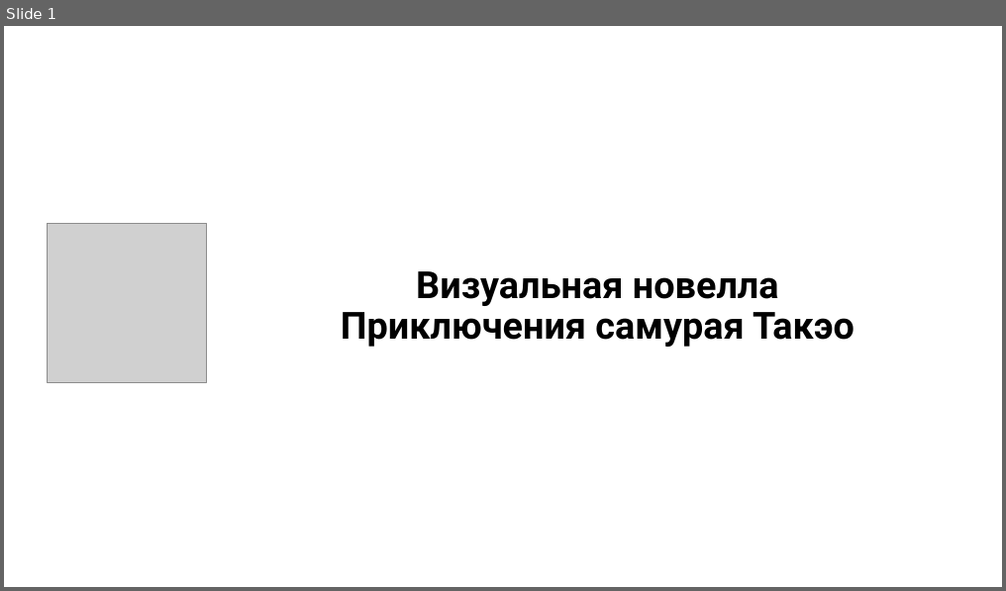
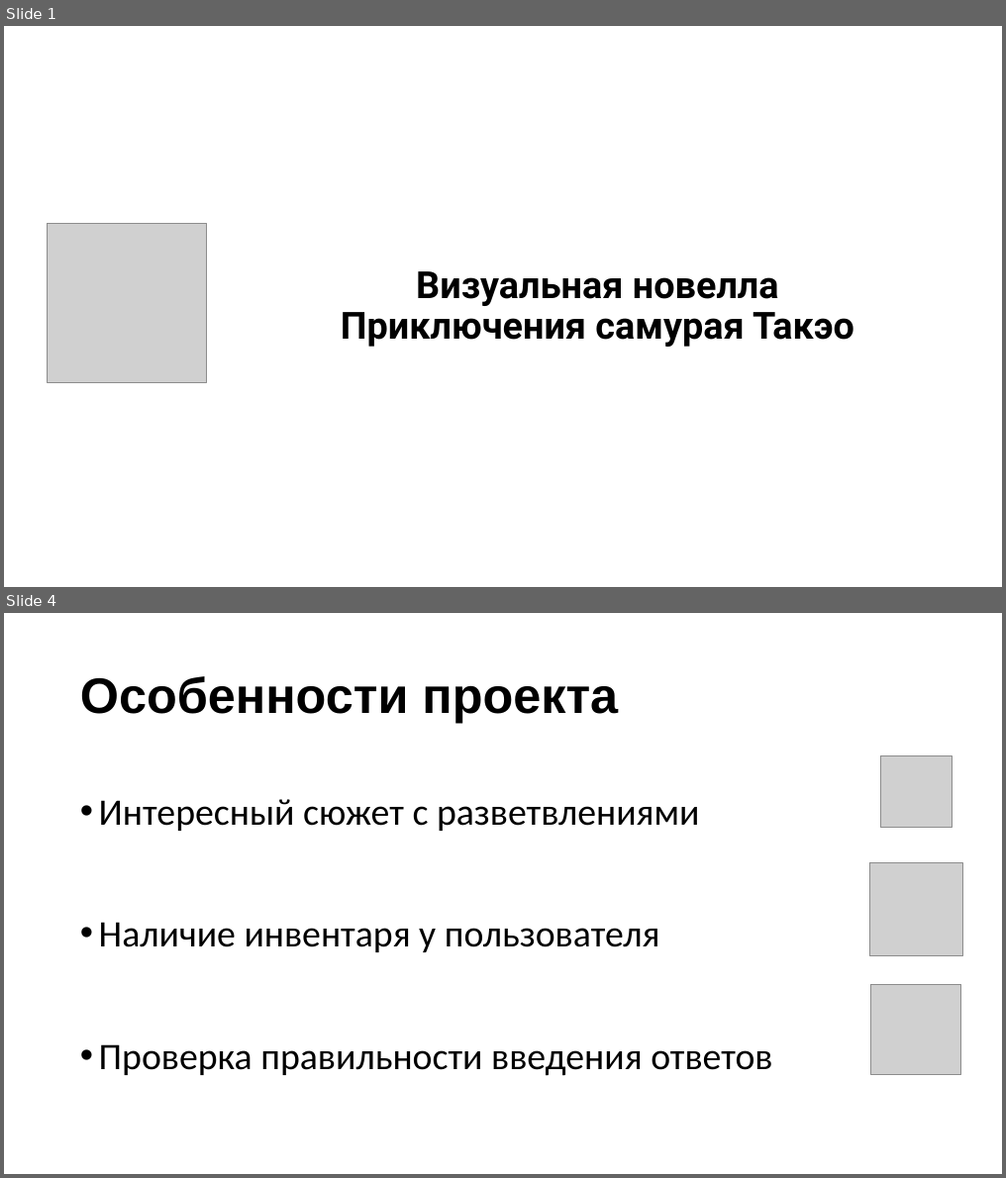
Before and after one commit to alexeyumatov/alice-skill, a slide deck: Визуальная новелла.pptx. Shown one above the other, each under a label of ours: slide 1 before the commit, slides 1 and 4 after it; the slides between them are not shown. The pictures are 1006x591 and 1006x1178 pixels, drawn with LibreOffice and Linux fonts; fonts in the diff are those of the drawing; grey boxes stand for pictures. Boxes give left, top, right and bottom in pixels: in the first picture for what was removed or moved away, otherwise in the second. Text is boxed around its words. In the diff, an @@ line names an element or a change of style, - is before the commit and + after.

```diff
--- a/Визуальная новелла.pptx
+++ b/Визуальная новелла.pptx
@@ slide 4 added at (4,613,1002,1174), background #FFFFFF @@
@@ title added at (80,676,618,723), 48 pt, text #000000, bold @@
+Особенности проекта
@@ picture added at (880,756,952,828) @@
@@ text added at (99,799,772,1076), 36 pt, text #000000 @@
+• Интересный сюжет с разветвлениями
+• Наличие инвентаря у пользователя
+• Проверка правильности введения ответов
@@ picture added at (870,863,963,956) @@
@@ picture added at (871,984,961,1075) @@
```
Also in this commit, not shown: 2 slides changed, 1 other slide added.
